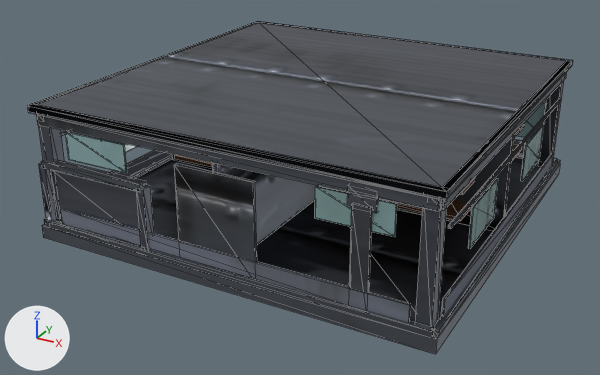
What one commit did to the FBX model art/models/Top.Folktails/LOD2.fbx.
Both versions are drawn from a 50 mm camera at (2.73, -5.32, 2.76) aimed at (-0.09, -0.2, 0.2). Lighting does not change. The marker at lower left points along +X, +Y and +Z. The picture after the commit comes second. Mesh edges are drawn as thin lines. Vertices at exactly the same position are counted once.

Objects in the first picture: 'SM_HDBF_BoxFarm_Top_LOD2'.
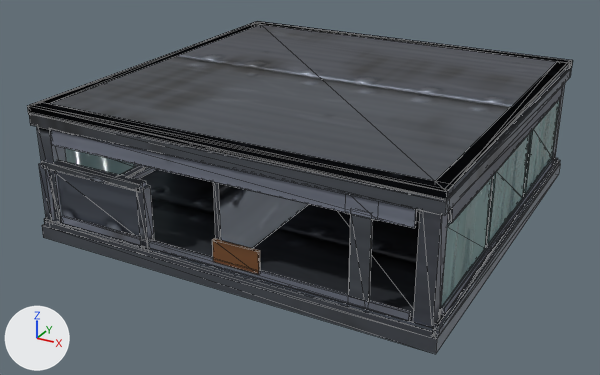
What differs and where, as boxes (x1, y1, x2, y2) in the pictures (600 x 375 px; the box of a moved part takes in the faces that stretch with it):
part 1 of me_sm_hdbf_boxfarm_top_lod2_mesh, added
    after: (37, 127, 67, 221)
part 2 of me_sm_hdbf_boxfarm_top_lod2_mesh, added (mostly hidden)
    after: (552, 83, 565, 160)
part 3 of me_sm_hdbf_boxfarm_top_lod2_mesh, added
    after: (413, 210, 449, 326)
part 4 of me_sm_hdbf_boxfarm_top_lod2_mesh, added
    after: (65, 148, 135, 175)
part 5 of me_sm_hdbf_boxfarm_top_lod2_mesh, added
    after: (524, 99, 560, 194)
part 6 of me_sm_hdbf_boxfarm_top_lod2_mesh, added
    after: (487, 134, 530, 244)
part 7 of me_sm_hdbf_boxfarm_top_lod2_mesh, added
    after: (441, 177, 492, 307)
part 8 of me_sm_hdbf_boxfarm_top_lod2_mesh, added
    after: (61, 216, 411, 321)
part 9 of me_sm_hdbf_boxfarm_top_lod2_mesh, added
    after: (50, 129, 417, 228)
part 10 of me_sm_hdbf_boxfarm_top_lod2_mesh, added (mostly hidden)
    after: (122, 165, 145, 177)
part 11 of me_sm_hdbf_boxfarm_top_lod2_mesh, added
    after: (441, 159, 554, 315)
part 12 of me_sm_hdbf_boxfarm_top_lod2_mesh, added
    after: (448, 84, 564, 223)
part 13 of me_sm_hdbf_boxfarm_top_lod2_mesh, added
    after: (212, 238, 260, 275)
part 14 of me_sm_hdbf_boxfarm_top_lod2_mesh, added (mostly hidden)
    after: (416, 210, 449, 222)
part 15 of me_sm_hdbf_boxfarm_top_lod2_mesh, moved or reshaped (mostly hidden afterwards)
    before: (347, 185, 379, 213)
    after: (345, 212, 378, 221)
part 16 of me_sm_hdbf_boxfarm_top_lod2_mesh, moved or reshaped
    before: (350, 204, 372, 293)
    after: (348, 214, 373, 302)
part 17 of me_sm_hdbf_boxfarm_top_lod2_mesh, added (mostly hidden)
    after: (45, 154, 558, 336)
part 18 of me_sm_hdbf_boxfarm_top_lod2_mesh, deleted
    before: (61, 98, 562, 262)
part 19 of me_sm_hdbf_boxfarm_top_lod2_mesh, moved or reshaped
    before: (27, 21, 573, 328)
    after: (27, 21, 573, 216)
part 20 of me_sm_hdbf_boxfarm_top_lod2_mesh, surface changed
    both: (29, 22, 573, 250)

The change, as a diff of the scene's bpy script:
```diff
--- a/art/models/Top.Folktails/LOD2.fbx.py
+++ b/art/models/Top.Folktails/LOD2.fbx.py
@@ me_sm_hdbf_boxfarm_top_lod2_mesh @@
-me_sm_hdbf_boxfarm_top_lod2_mesh.from_pydata(...)  # 524 vertices, 798 faces; spans x -1.5..1.5, y -1.5..1.5, z 0.0..1.0
+me_sm_hdbf_boxfarm_top_lod2_mesh.from_pydata(...)  # 496 vertices, 790 faces; spans x -1.5..1.5, y -1.5..1.5, z 0.0..1.0
+# me_sm_hdbf_boxfarm_top_lod2_mesh part 1: a new loose piece, a box spanning x -1.46..-1.34, y -1.46..-1.34, z 0.1..0.95, in mat_m_hdbf_metal
+# me_sm_hdbf_boxfarm_top_lod2_mesh part 2: a new loose piece, a box spanning x 1.34..1.46, y 1.34..1.46, z 0.1..0.95, in mat_m_hdbf_metal
+# me_sm_hdbf_boxfarm_top_lod2_mesh part 3: a new loose piece, a box spanning x 1.34..1.46, y -1.46..-1.34, z 0.1..0.95, in mat_m_hdbf_metal
+# me_sm_hdbf_boxfarm_top_lod2_mesh part 4: a new loose piece, a box spanning x -1.458..-1.446, y -1.34..-0.5, z 0.2..0.72, in mat_m_hdbf_glass
+# me_sm_hdbf_boxfarm_top_lod2_mesh part 5: a new loose piece, a box spanning x 1.446..1.458, y 0.5..1.34, z 0.2..0.72, in mat_m_hdbf_glass
+# me_sm_hdbf_boxfarm_top_lod2_mesh part 6: a new loose piece, a box spanning x 1.446..1.458, y -0.42..0.42, z 0.2..0.72, in mat_m_hdbf_glass
+# me_sm_hdbf_boxfarm_top_lod2_mesh part 7: a new loose piece, a box spanning x 1.446..1.458, y -1.34..-0.5, z 0.2..0.72, in mat_m_hdbf_glass
+# me_sm_hdbf_boxfarm_top_lod2_mesh part 8: a new loose piece, a box spanning x -1.32..1.32, y -1.475..-1.457, z 0.15..0.2, in mat_m_hdbf_fabric
+# me_sm_hdbf_boxfarm_top_lod2_mesh part 9: a new loose piece, a box spanning x -1.32..1.32, y -1.475..-1.457, z 0.74..0.86, in mat_m_hdbf_fabric
+# me_sm_hdbf_boxfarm_top_lod2_mesh part 10: a new loose piece, a box spanning x -1.475..-1.457, y -1.32..1.32, z 0.15..0.2, in mat_m_hdbf_fabric
+# me_sm_hdbf_boxfarm_top_lod2_mesh part 11: a new loose piece, a box spanning x 1.457..1.475, y -1.32..1.32, z 0.15..0.2, in mat_m_hdbf_fabric
+# me_sm_hdbf_boxfarm_top_lod2_mesh part 12: a new loose piece, a box spanning x 1.457..1.475, y -1.32..1.32, z 0.74..0.86, in mat_m_hdbf_fabric
+# me_sm_hdbf_boxfarm_top_lod2_mesh part 13: a new loose piece, a box spanning x -0.02..0.32, y -1.478..-1.458, z 0.18..0.34, in mat_m_hdbf_wood
+# me_sm_hdbf_boxfarm_top_lod2_mesh part 14: a new loose piece, a box spanning x -1.25..1.25, y -0.28..1.3, z 0.17..0.71, in mat_m_hdbf_metal
+# me_sm_hdbf_boxfarm_top_lod2_mesh part 15: the loose piece of 8 vertices spanning x 0.91..1.09, y -1.47..-1.44, z 0.77..0.9 is moved by (0.0, 0.0, -0.04)
+# me_sm_hdbf_boxfarm_top_lod2_mesh part 16: the loose piece of 8 vertices spanning x 0.94..1.06, y -1.47..-1.46, z 0.08..0.8 is moved by (0.0, 0.0, -0.02)
+# me_sm_hdbf_boxfarm_top_lod2_mesh part 17: a new loose piece of 24 vertices spanning x -1.48..1.48, y -1.48..1.48, z 0.1..0.15, in mat_m_hdbf_metal
+# me_sm_hdbf_boxfarm_top_lod2_mesh part 18: 28 loose pieces with 224 vertices, spanning x -1.47..1.47, y -1.47..1.47, z 0.1..0.94, are deleted
+# me_sm_hdbf_boxfarm_top_lod2_mesh part 19: 16 vertices moved from x -1.49..1.49, y -1.45..1.45, z 0.96..1.0 to x -1.49..1.49, y -1.47..1.47, z 0.96..1.0; 96 vertices removed from x -1.47..1.47, y -1.47..1.47, z 0.1..0.95; 44 vertices added at x -1.49..1.49, y -1.49..1.49, z 0.86..1.0
+# me_sm_hdbf_boxfarm_top_lod2_mesh part 20: 200 kept faces spanning x -1.49..1.49, y -1.49..1.49, z 0.09..1.0 get new texture (UV) coordinates
+# other edits to the shape of me_sm_hdbf_boxfarm_top_lod2_mesh do not show in these pictures
 me_sm_hdbf_boxfarm_top_lod2_mesh.materials.append(mat_m_hdbf_wood)
```
